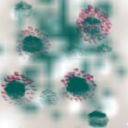
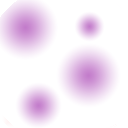
Layer changes from the first 128x128 image to the second:
showed "Layer 3", moved it above "Layer 2", painted on it over [0, 0, 128, 128]
renamed "Layer 5" to "Layer 1", hid it, painted on it over [0, 0, 128, 128]
removed layer "Layer 4" (was 39%) over [0, 0, 128, 128]
